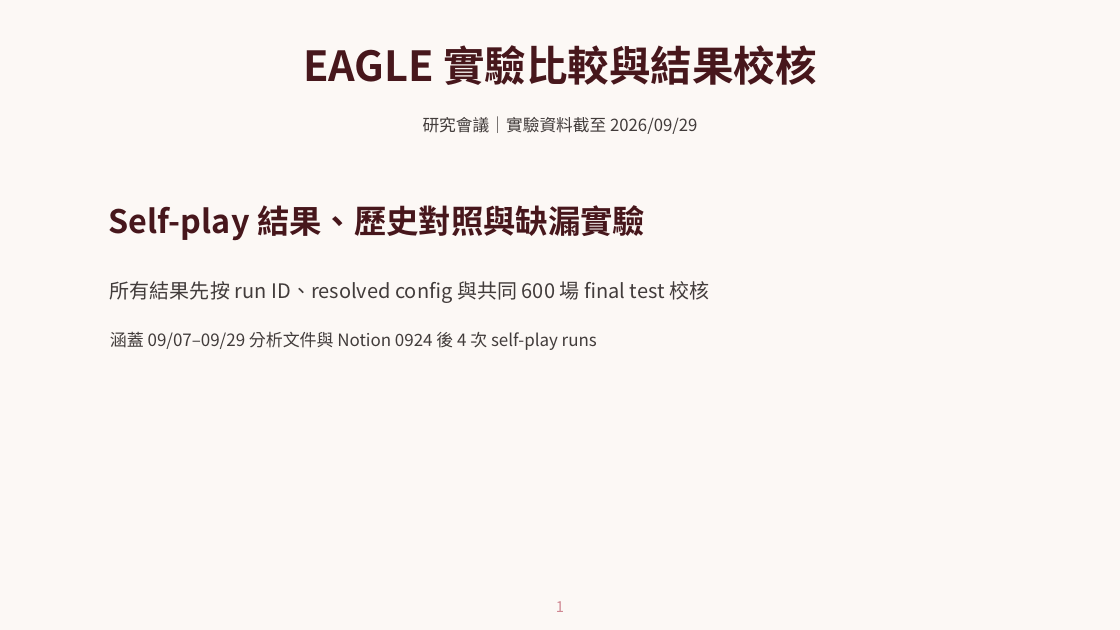
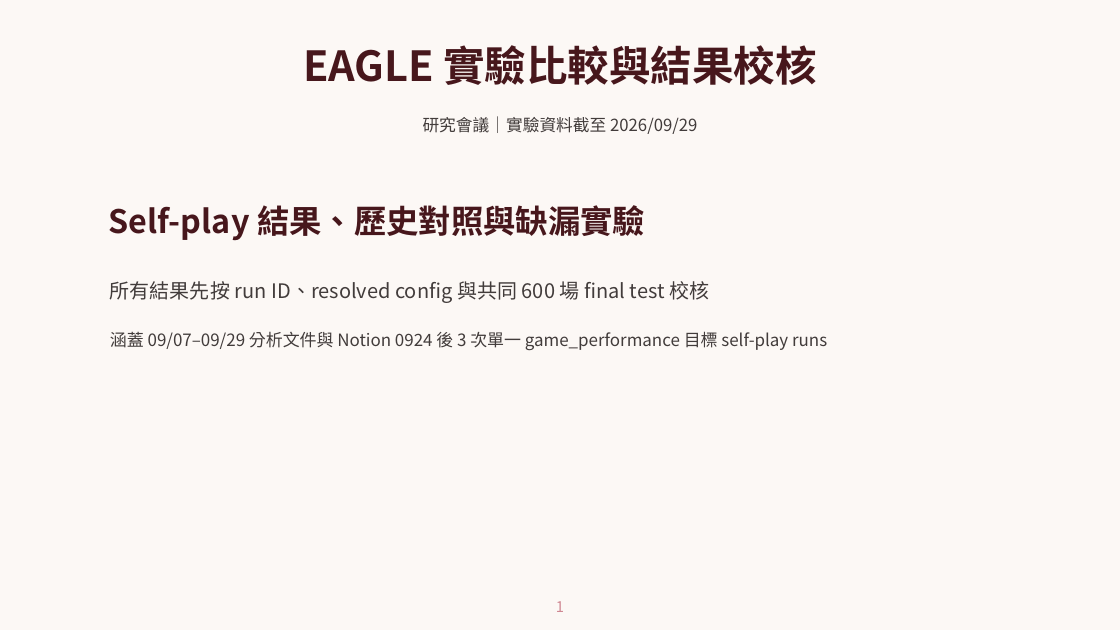
Before and after one commit to sophie8909/EAGLE, a slide deck: slide 1 of Meeting/20261001_self_play/20261001_verified.pptx. Drawn at 1120x630 pixels with LibreOffice and Linux fonts; fonts in the diff are those of the drawing; background and template pictures are left out. Boxes give left, top, right and bottom in pixels: in the first picture for what was removed or moved away, otherwise in the second. Text is boxed around its words. In the diff, an @@ line names an element or a change of style, - is before the commit and + after.

```diff
--- a/Meeting/20261001_self_play/20261001_verified.pptx
+++ b/Meeting/20261001_self_play/20261001_verified.pptx
@@ text at [110,331,827,350]: text changed @@
-涵蓋 09/07–09/29 分析文件與 Notion 0924 後 4 次 self-play runs
+涵蓋 09/07–09/29 分析文件與 Notion 0924 後 3 次單一 game_performance 目標 self-play runs
```
Also in this commit, not shown: 9 other slides changed, 3 other files.
